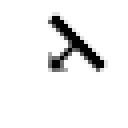
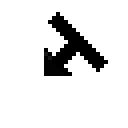
Layer changes from the first w=128, h=128 image to the second:
painted on "Pan east" over [44, 12, 108, 76]
